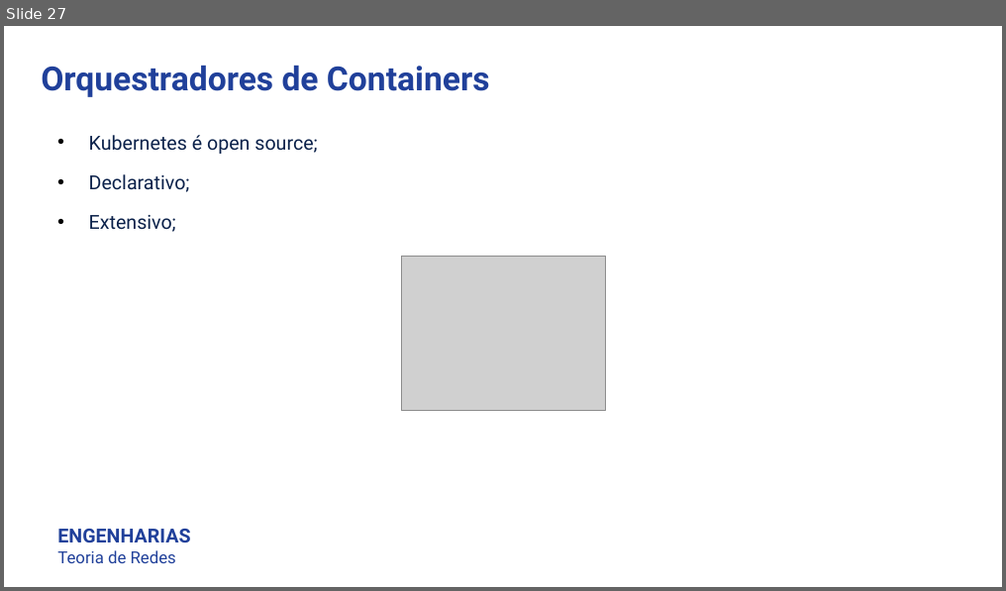
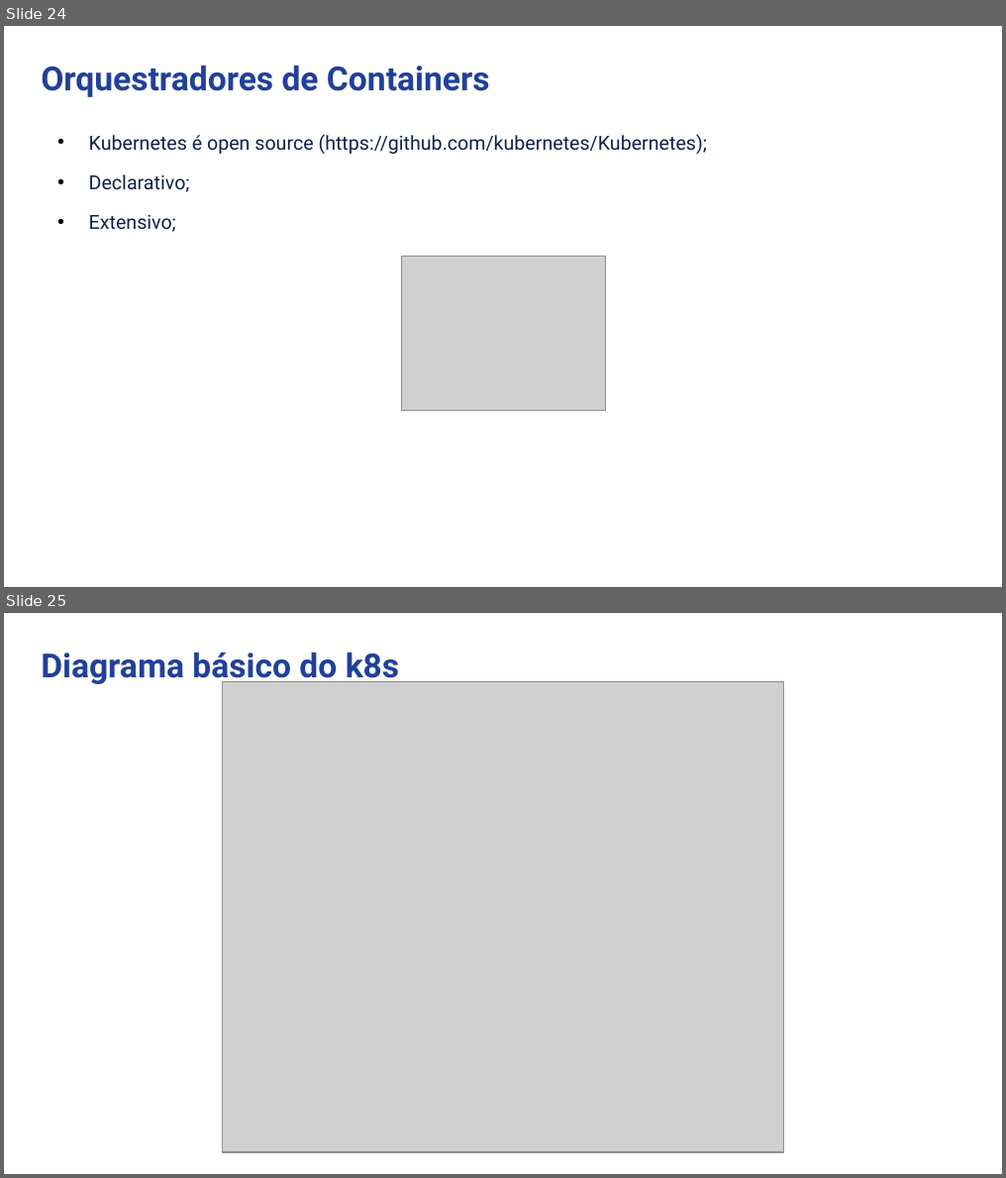
Before and after one commit to luisfelipe998/docker-kubernetes-arq-com-2, a slide deck: FelipeDrumm_FernandoCipriano_LuisFelipeBorsoi_GB.pptx. Shown one above the other, each under a label of ours: slide 27 before the commit, slides 24 and 25 after it. The pictures are 1006x591 and 1006x1178 pixels, drawn with LibreOffice and Linux fonts; fonts in the diff are those of the drawing; grey boxes stand for pictures. Boxes give left, top, right and bottom in pixels: in the first picture for what was removed or moved away, otherwise in the second. Text is boxed around its words. In the diff, an @@ line names an element or a change of style, - is before the commit and + after.

```diff
--- a/FelipeDrumm_FernandoCipriano_LuisFelipeBorsoi_GB.pptx
+++ b/FelipeDrumm_FernandoCipriano_LuisFelipeBorsoi_GB.pptx
@@ slide 25 added at box(4, 613, 1002, 1174), background #FFFFFF @@
@@ text added at box(41, 652, 399, 685), 24 pt, text #20409A, bold @@
+Diagrama básico do k8s
@@ picture added at box(223, 682, 783, 1152) @@
@@ what was slide 27 is now slide 24 @@
@@ slide 24 changed as well @@
@@ text at box(89, 134, 707, 155): text changed @@
-• Kubernetes é open source;
+• Kubernetes é open source (https://github.com/kubernetes/Kubernetes);
@@ text removed at box(57, 529, 190, 564) @@
-ENGENHARIAS
-Teoria de Redes
```
Also in this commit, not shown: 25 other slides changed, 4 other slides added, 4 slides removed.
